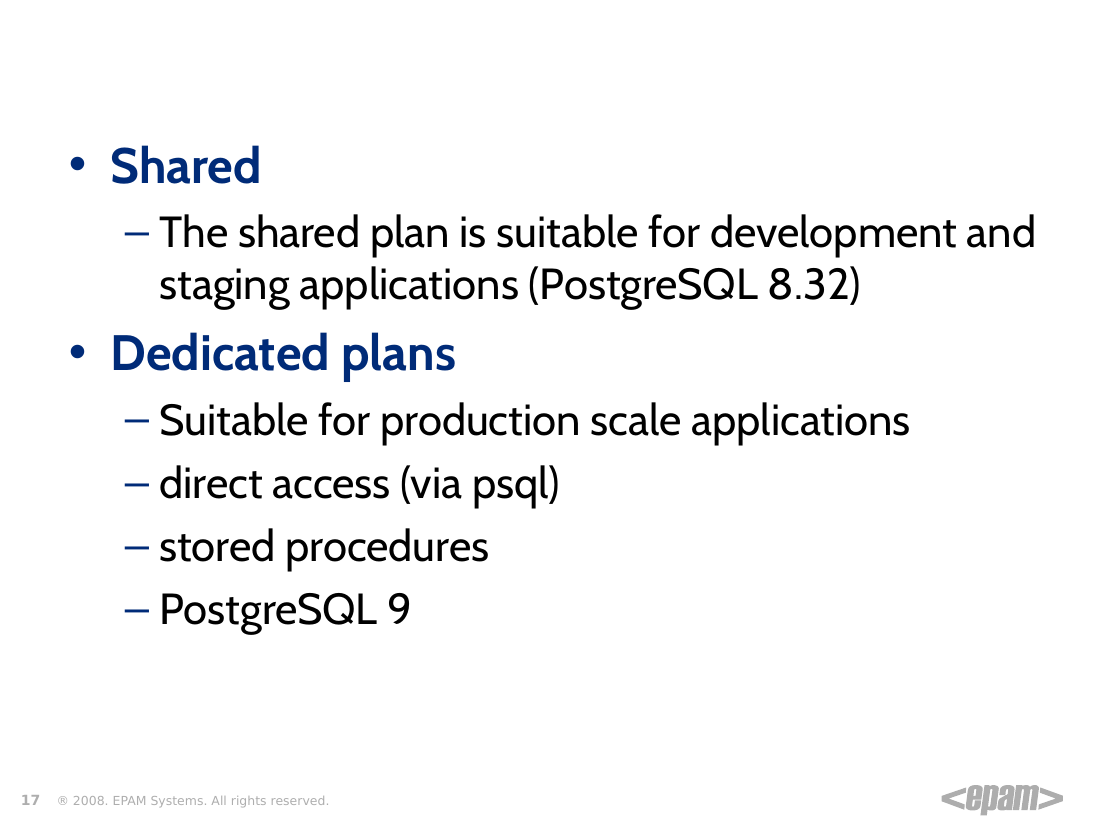
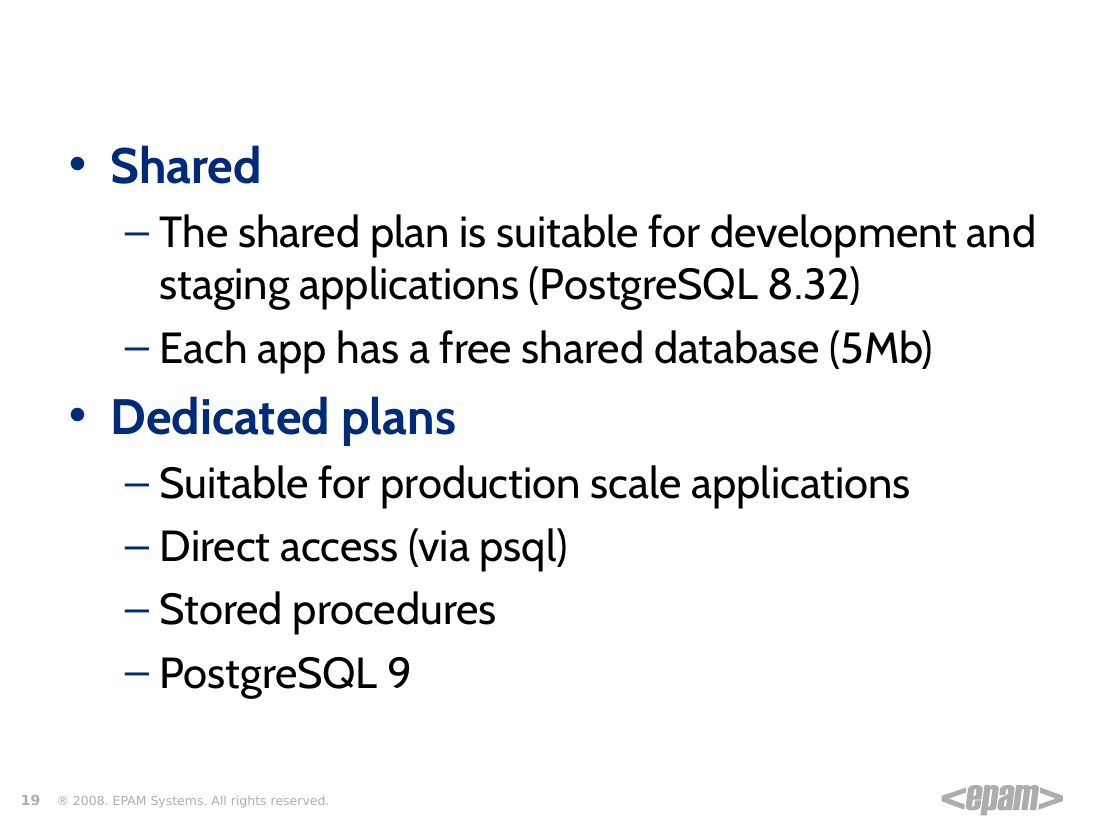
Before and after one commit to zgorbe/Heroku-HelloWorld, a slide deck: slide 19 of Heroku.ppt (slide 17 before the commit). Drawn at 1120x840 pixels with LibreOffice and Linux fonts; fonts in the diff are those of the drawing; background and template pictures are left out. Boxes give left, top, right and bottom in pixels: in the first picture for what was removed or moved away, otherwise in the second. Text is boxed around its words. In the diff, an @@ line names an element or a change of style, - is before the commit and + after.

```diff
--- a/Heroku.ppt
+++ b/Heroku.ppt
@@ text at [160,330,933,373]: paragraph added @@
+  – Each app has a free shared database (5Mb)
@@ text at [160,528,568,635]: text changed @@
-  – direct access (via psql)
-  – stored procedures
+  – Direct access (via psql)
+  – Stored procedures
@@ page number at [21,795,40,805]: text changed @@
-17
+19
```
Also in this commit, not shown: 11 other slides changed, 2 slides added, 1 other file.
